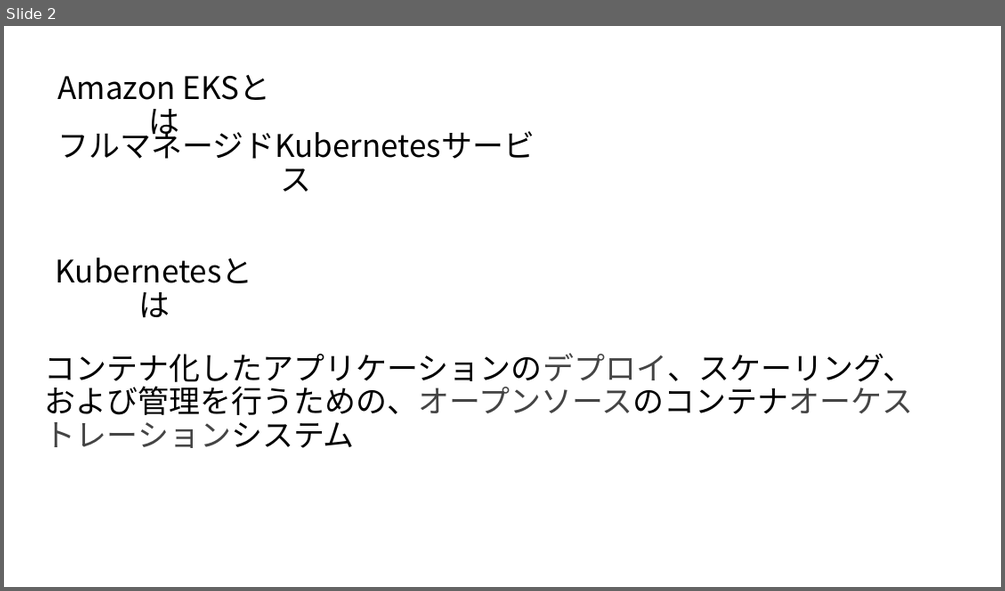
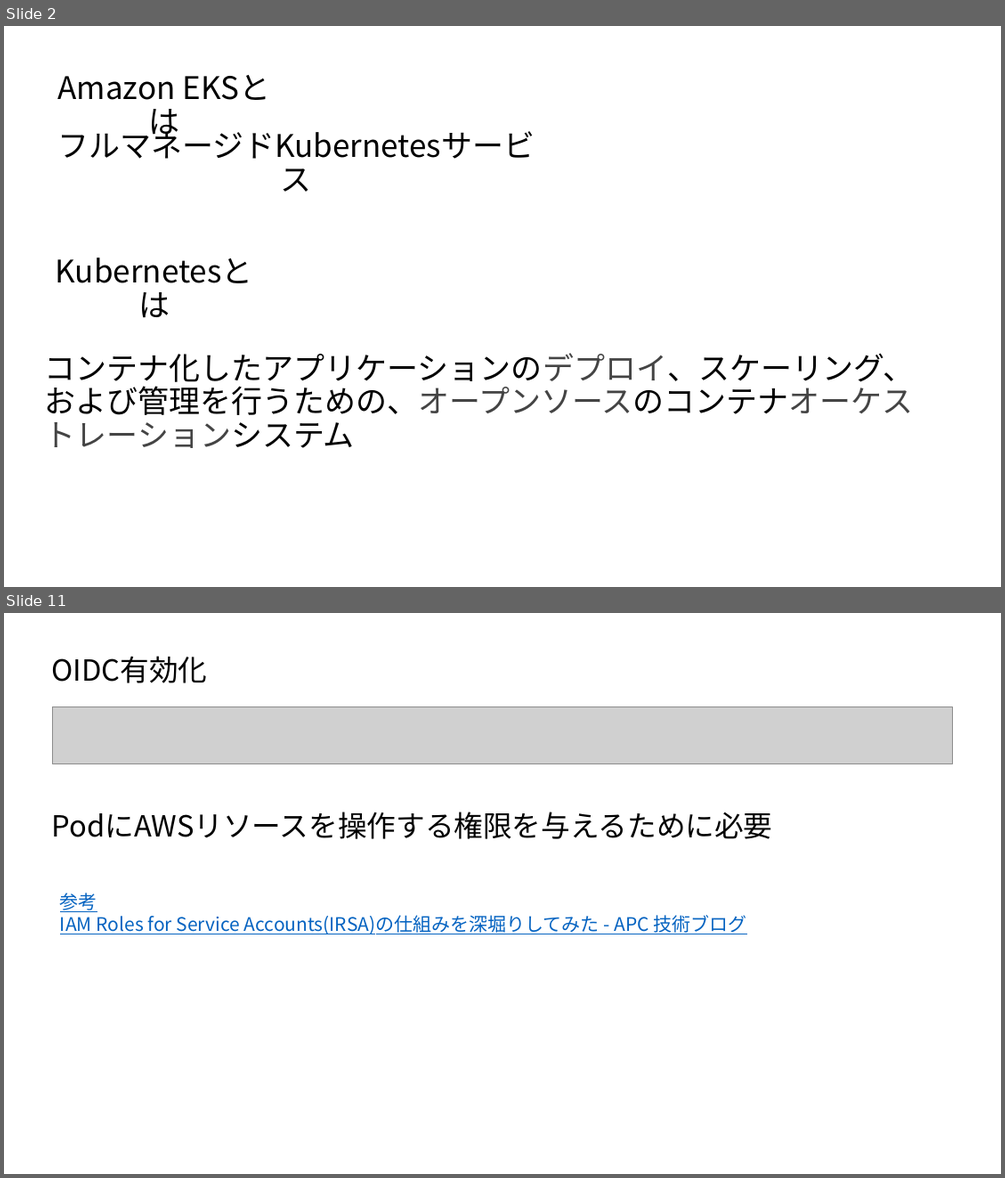
Before and after one commit to TokushigeJunya/test, a slide deck: AmazonEKS入門.pptx. Shown one above the other, each under a label of ours: slide 2 before the commit, slides 2 and 11 after it; the slides between them are not shown. The pictures are 1005x591 and 1005x1178 pixels, drawn with LibreOffice and Linux fonts; fonts in the diff are those of the drawing; grey boxes stand for pictures. Boxes give left, top, right and bottom in pixels: in the first picture for what was removed or moved away, otherwise in the second. Text is boxed around its words. In the diff, an @@ line names an element or a change of style, - is before the commit and + after.

```diff
--- a/AmazonEKS入門.pptx
+++ b/AmazonEKS入門.pptx
@@ slide 11 added at (x1=4, y1=613, x2=1001, y2=1174), background #FFFFFF @@
@@ text added at (x1=52, y1=656, x2=208, y2=683), 28 pt, text #000000 @@
+OIDC有効化
@@ picture added at (x1=53, y1=706, x2=952, y2=763) @@
@@ text added at (x1=52, y1=811, x2=773, y2=839), 28 pt, text #000000 @@
+PodにAWSリソースを操作する権限を与えるために必要
@@ text added at (x1=60, y1=892, x2=747, y2=934), 18 pt, text #0563C1, underline @@
+参考
+IAM Roles for Service Accounts(IRSA)の仕組みを深堀りしてみた - APC 技術ブログ
```
Also in this commit, not shown: 1 slide changed, 13 other slides added, 16 slides removed.
